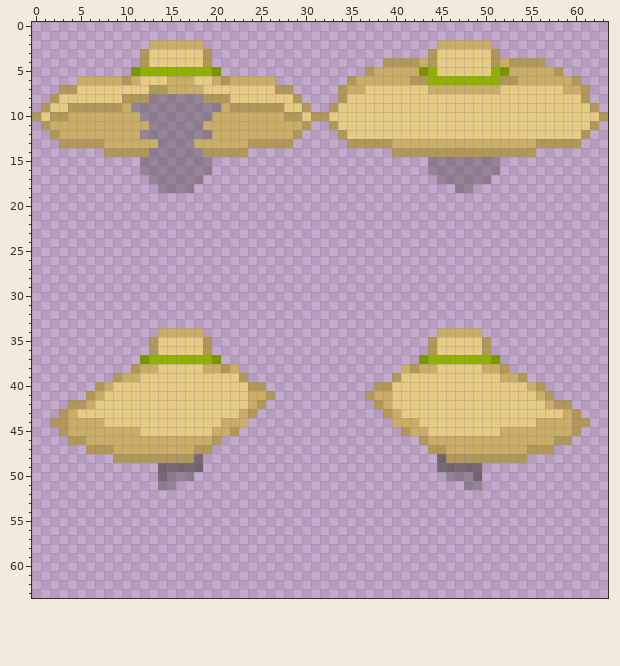
Edited in one commit: pixel-art sprite (Resources/Textures/_Moffstation/Clothing/Head/Hats/sunhat.rsi/equipped-HELMET-resomi.png). Above: the version before the commit.
The file is 64x64 pixels.
Now the later version:
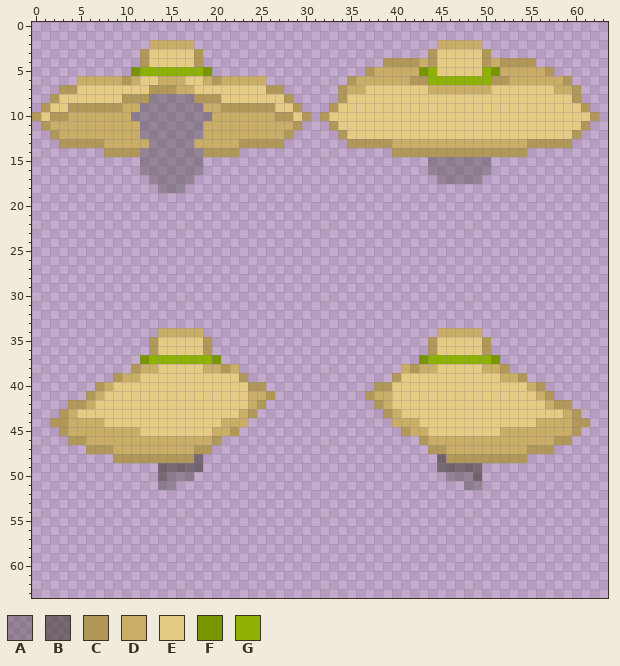
Palette (. is transparent): A #3e3b3459  B #3e3b3495  C #b29858  D #caae67  E #e6cb85  F #799600  G #8eb103
Changes in this commit:
y 2: x 18 D -> .; x 50 D -> .
y 3: x 18..19 EC -> C.; x 50..51 EC -> C.
y 4: x 18..19 EC -> C.; x 50..52 ECD -> CDC; x 56 C -> .
y 5: x 19..20 GF -> F.; x 50..52 EGF -> GFD; x 57..58 DC -> C.
y 6: x 14 E -> D; x 17 D -> E; x 19..21 EDC -> DCD; x 26 D -> .; x 51 G -> C; x 53 C -> D; x 59..60 DC -> C.
y 7: x 15 D -> C; x 18 D -> E; x 26 E -> C; x 28 C -> .; x 51 D -> E; x 58 E -> D; x 60..61 DC -> C.
y 8: x 18 A -> C; x 21 C -> E; x 28..29 EC -> C.; x 60..61 EC -> C.
y 9: x 11 A -> D; x 19..21 AAD -> DDC; x 27 C -> E; x 29..30 EC -> C.; x 61..62 EC -> C.
y 10: x 11 D -> A; x 27 D -> C; x 29..31 CEC -> EC.; x 62..63 EC -> C.
y 11: x 12 D -> A; x 29..30 DC -> C.; x 61..62 EC -> C.
y 12: x 19 A -> D; x 28..29 DC -> C.; x 60..61 EC -> C.
y 13: x 13 D -> A; x 23 D -> C; x 28 C -> .; x 55 D -> C; x 60 C -> .
y 14: x 12 C -> A; x 23 C -> .; x 55 C -> .
y 15..16: x 19 A -> .; x 51 A -> .
y 17: x 18 A -> .; x 50 A -> .
y 18: x 17 A -> .; x 47..48 AA -> ..
